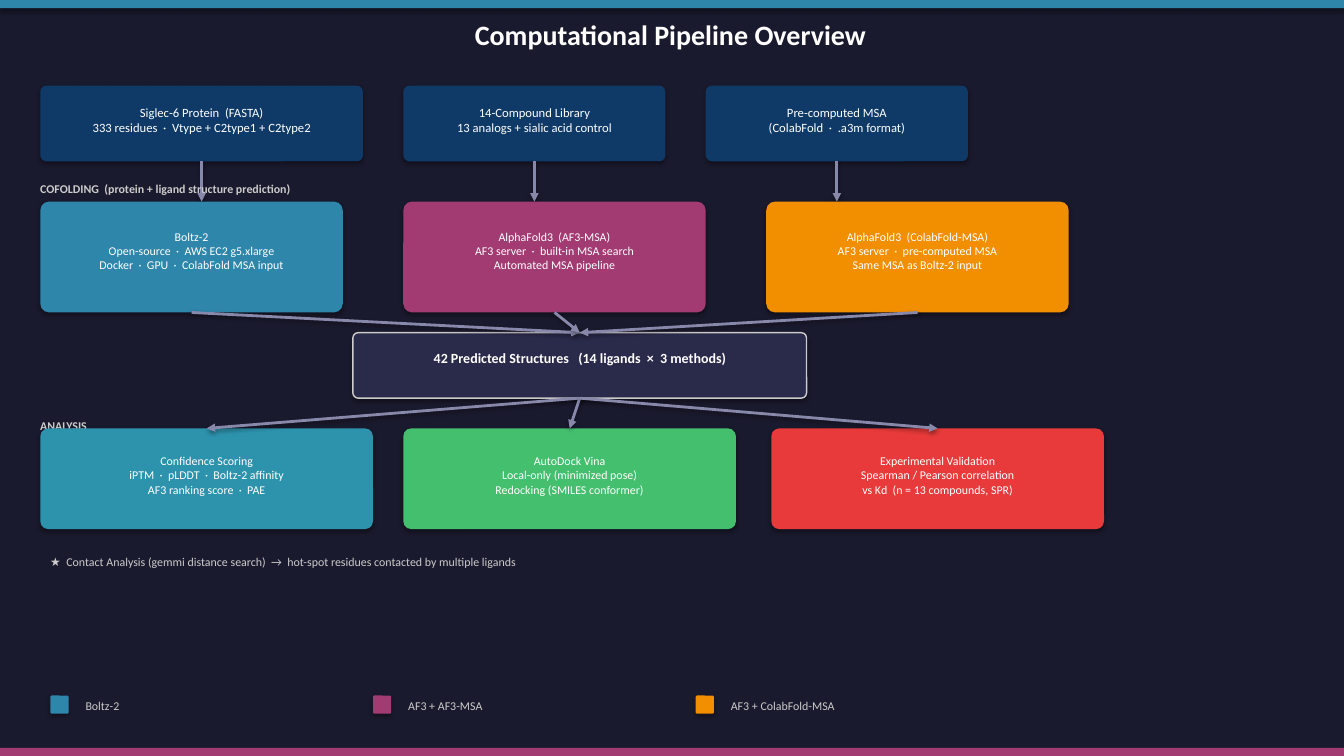
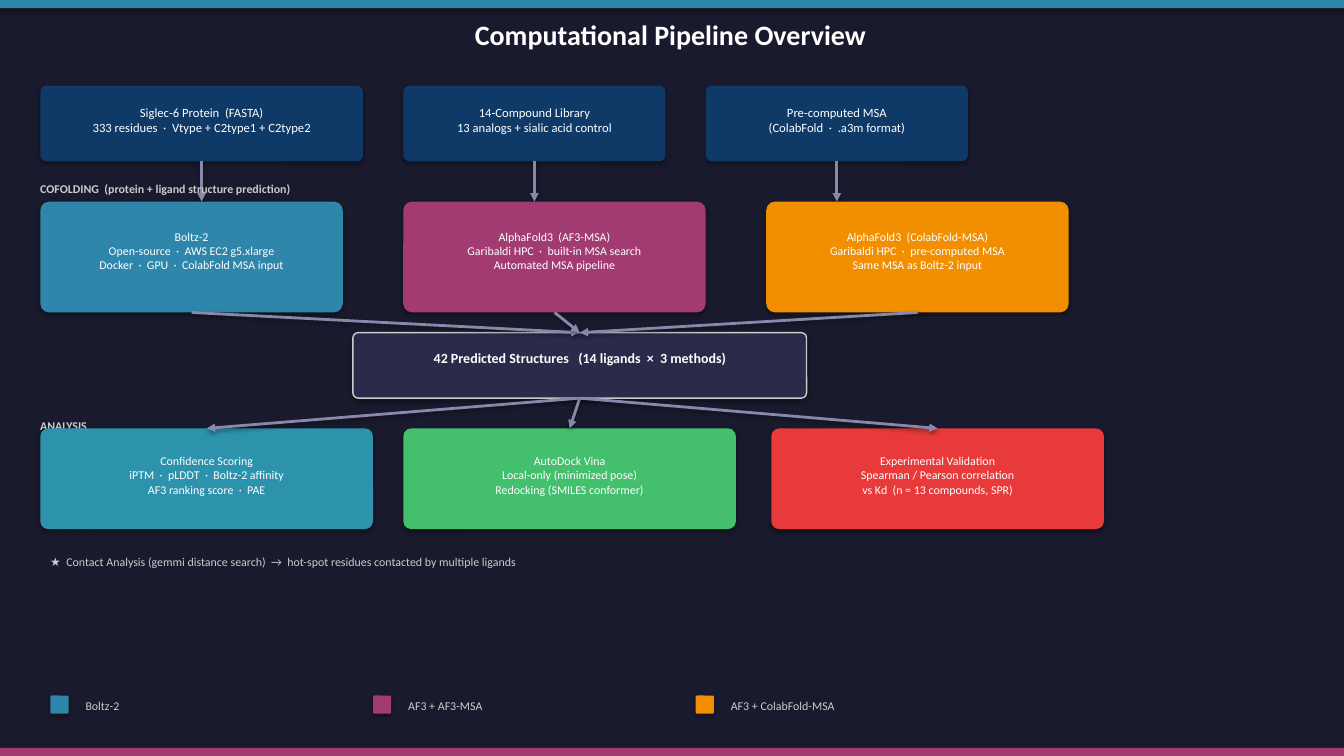
Before and after one commit to surajugrani/scripps-hackathon-starter, a slide deck: slide 2 of ppt/Siglec6_Hackathon.pptx. Drawn at 1344x756 pixels with LibreOffice and Linux fonts; fonts in the diff are those of the drawing. Boxes give left, top, right and bottom in pixels: in the first picture for what was removed or moved away, otherwise in the second. Text is boxed around its words. In the diff, an @@ line names an element or a change of style, - is before the commit and + after.

```diff
--- a/ppt/Siglec6_Hackathon.pptx
+++ b/ppt/Siglec6_Hackathon.pptx
@@ text at [467, 247, 642, 255]: text changed @@
-AF3 server · built-in MSA search
+Garibaldi HPC · built-in MSA search
@@ text at [830, 246, 1004, 257]: text changed @@
-AF3 server · pre-computed MSA
+Garibaldi HPC · pre-computed MSA
```
Also in this commit, not shown: 1 other slide changed, 1 other file.
